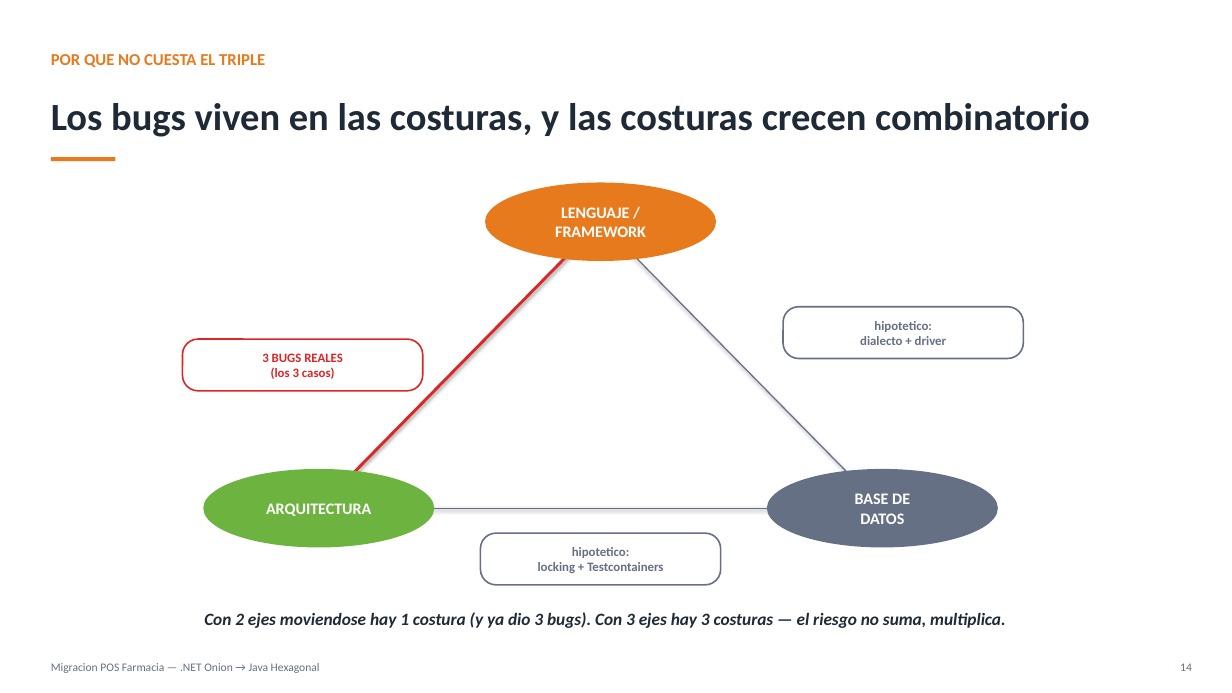
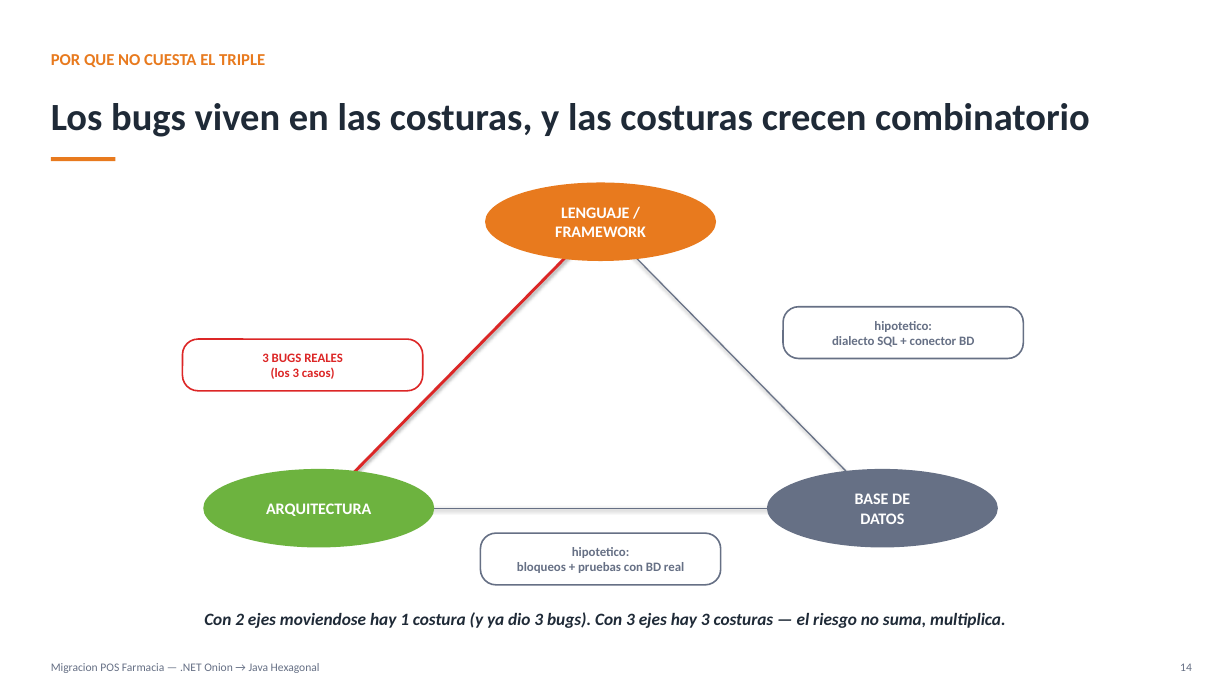
Before and after one commit to DavidXavi/farmacia_post_venta_hexagonal, a slide deck: slide 14 of docs/Complejidad_Migracion_NET_a_Java_Hexagonal.pptx. Drawn at 1232x693 pixels with LibreOffice and Linux fonts; fonts in the diff are those of the drawing. Boxes give left, top, right and bottom in pixels: in the first picture for what was removed or moved away, otherwise in the second. Text is boxed around its words. In the diff, an @@ line names an element or a change of style, - is before the commit and + after.

```diff
--- a/docs/Complejidad_Migracion_NET_a_Java_Hexagonal.pptx
+++ b/docs/Complejidad_Migracion_NET_a_Java_Hexagonal.pptx
@@ text at (832,336,974,347): text changed @@
-dialecto + driver
+dialecto SQL + conector BD
@@ text at (517,562,684,573): text changed @@
-locking + Testcontainers
+bloqueos + pruebas con BD real
```
Also in this commit, not shown: 6 other slides changed, 1 slide removed.
